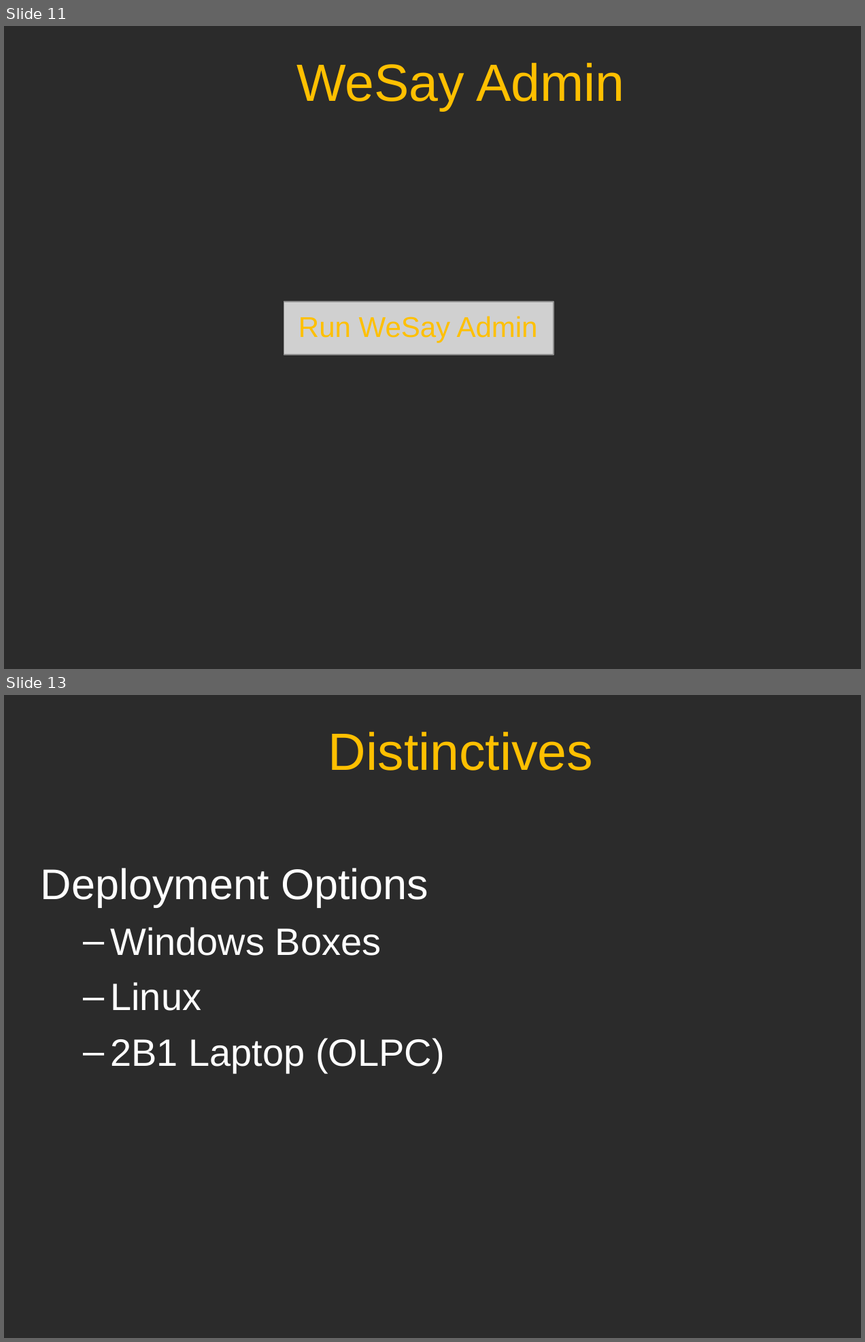
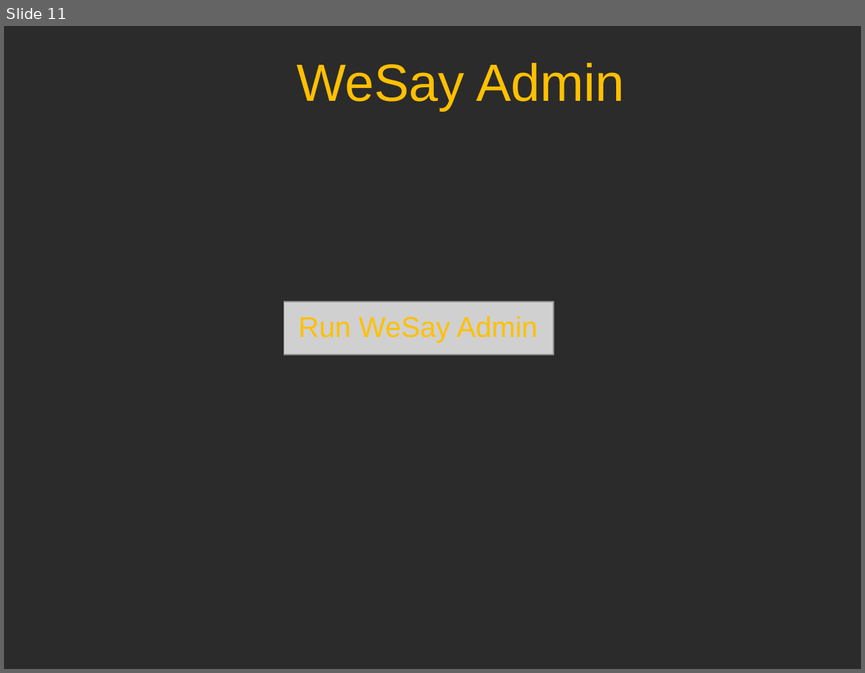
Before and after one commit to sillsdev/wesay, a slide deck: Presentations/CTC2006/V1.ppt. Shown one above the other, each under a label of ours: slides 11 and 13 before the commit, slide 11 after it; the slides between them are not shown. The pictures are 865x1342 and 865x673 pixels, drawn with LibreOffice and Linux fonts; fonts in the diff are those of the drawing; grey boxes stand for pictures; background and template pictures are left out; a plain dark background stands for a picture behind light text. Boxes give left, top, right and bottom in pixels: in the first picture for what was removed or moved away, otherwise in the second. Text is boxed around its words. In the diff, an @@ line names an element or a change of style, - is before the commit and + after.

```diff
--- a/Presentations/CTC2006/V1.ppt
+++ b/Presentations/CTC2006/V1.ppt
@@ slide 13 removed at (x1=4, y1=695, x2=861, y2=1338), background picture (left out) @@
@@ title removed at (x1=328, y1=732, x2=593, y2=770) @@
-Distinctives
@@ text removed at (x1=41, y1=868, x2=445, y2=1072) @@
-Deployment Options
-  – Windows Boxes
-  – Linux
-  – 2B1 Laptop (OLPC)
```
Also in this commit, not shown: 4 slides changed, 7 slides added, 8 other slides removed, 3 other files.
